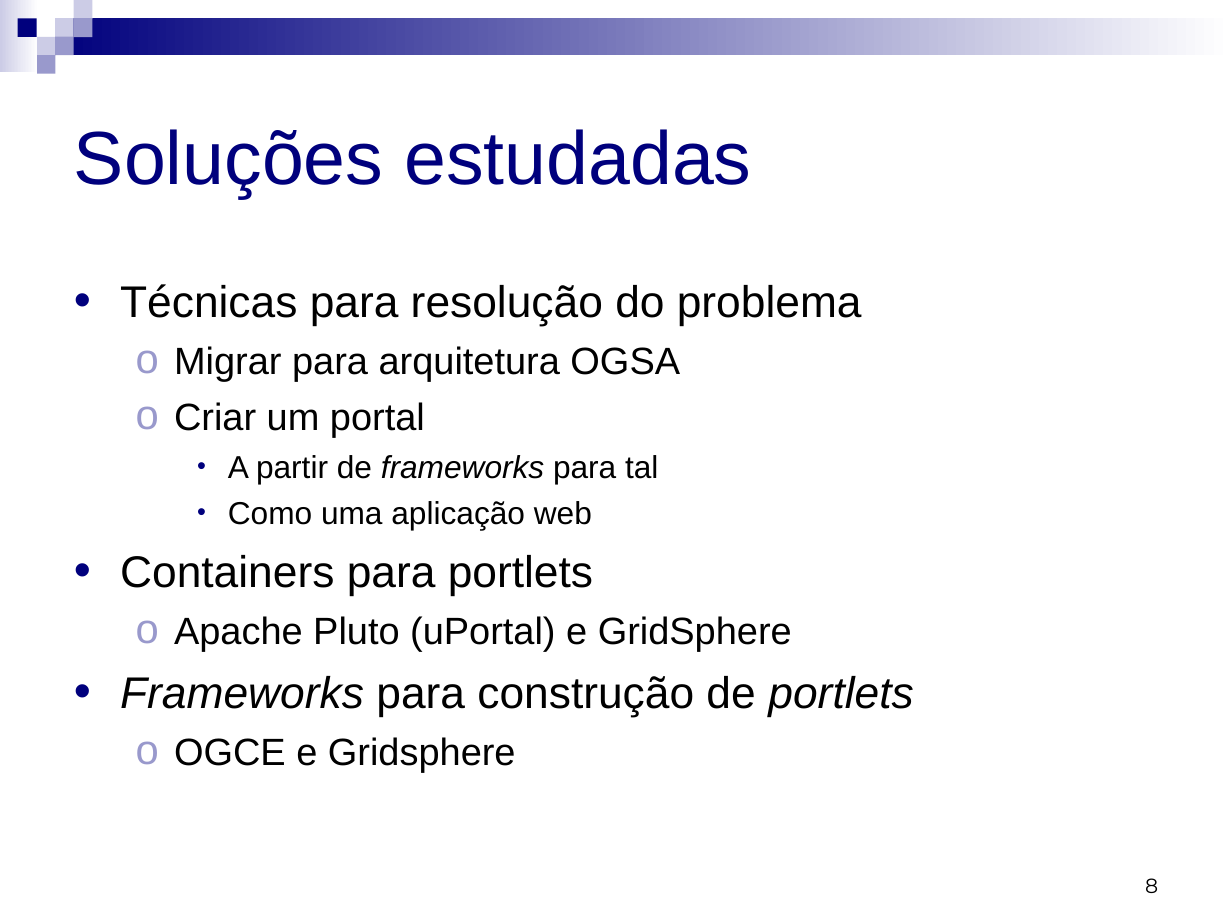
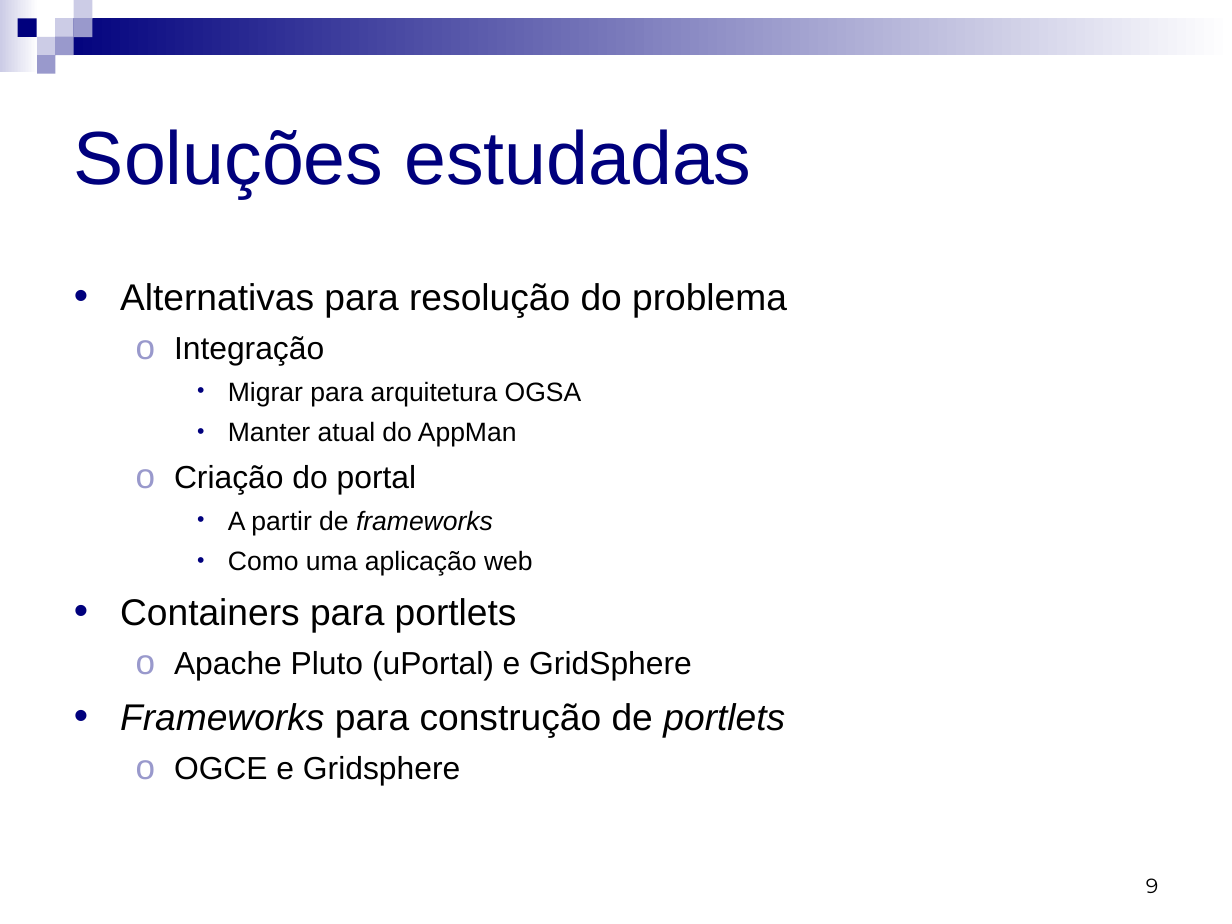
Before and after one commit to micheldavid/tcc-michel, a slide deck: slide 9 of Apresentação/Michel David da Costa - Apresentação.ppt (slide 8 before the commit). Drawn at 1232x924 pixels with LibreOffice and Linux fonts; fonts in the diff are those of the drawing. Boxes give left, top, right and bottom in pixels: in the first picture for what was removed or moved away, otherwise in the second. Text is boxed around its words. In the diff, an @@ line names an element or a change of style, - is before the commit and + after.

```diff
--- a/Apresentação/Michel David da Costa - Apresentação.ppt
+++ b/Apresentação/Michel David da Costa - Apresentação.ppt
@@ text at (120,283,787,366): text changed; size 25.9 to 21.7 pt @@
-• Técnicas para resolução do problema
+• Alternativas para resolução do problema
+  ο Integração
@@ text at (120,381,785,786): size 22.2 to 15.5 pt in "Migrar para arquitetura OGSA"; size 18.5 to 15.5 pt in "Como uma aplicação web"; size 25.9 to 21.7 pt in "Containers para portlets", "Frameworks para construção de portlets"; size 22.2 to 18.6 pt in "Apache Pluto (uPortal) e GridSphere", "OGCE e Gridsphere"; bullet ο to •; list level 2 to 3 in "Migrar para arquitetura OGSA"; bullet colour #9999CC to #00007D @@
@@ text at (174,421,517,535): text changed; size 18.5 to 15.5 pt @@
-  ο Criar um portal
-    • A partir de frameworks para tal
+    • Manter atual do AppMan
+  ο Criação do portal
+    • A partir de frameworks
@@ page number at (1146,878,1158,893): text changed @@
-8
+9
```
Also in this commit, not shown: 8 other slides changed, 3 slides added.
